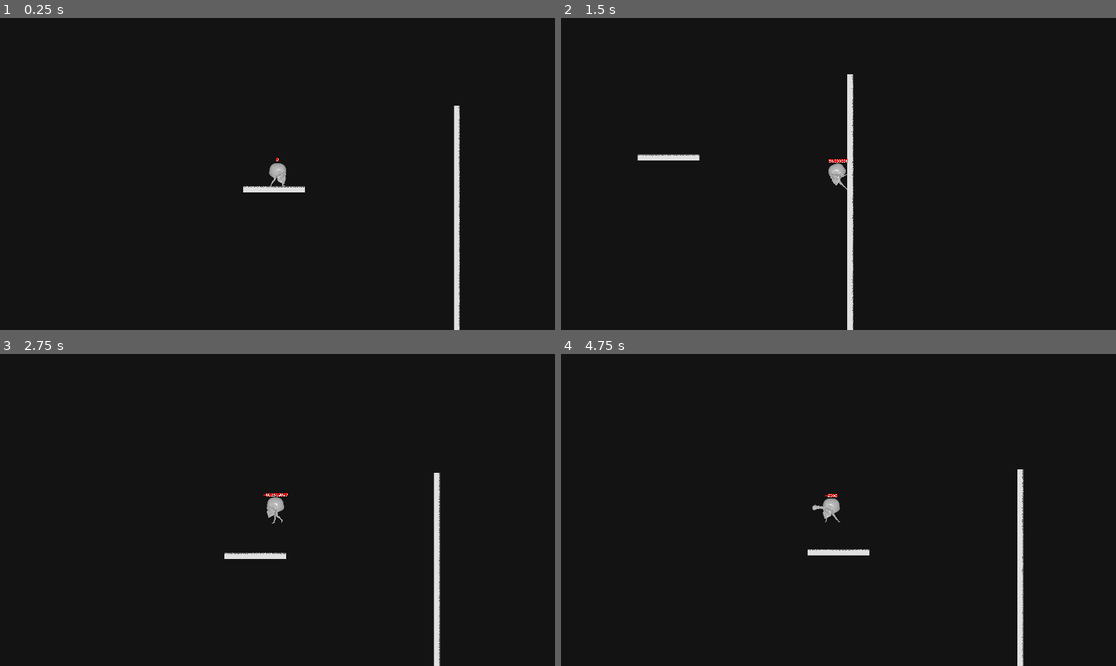
Above: before the commit, frames 1-4 (two rows, left to right).
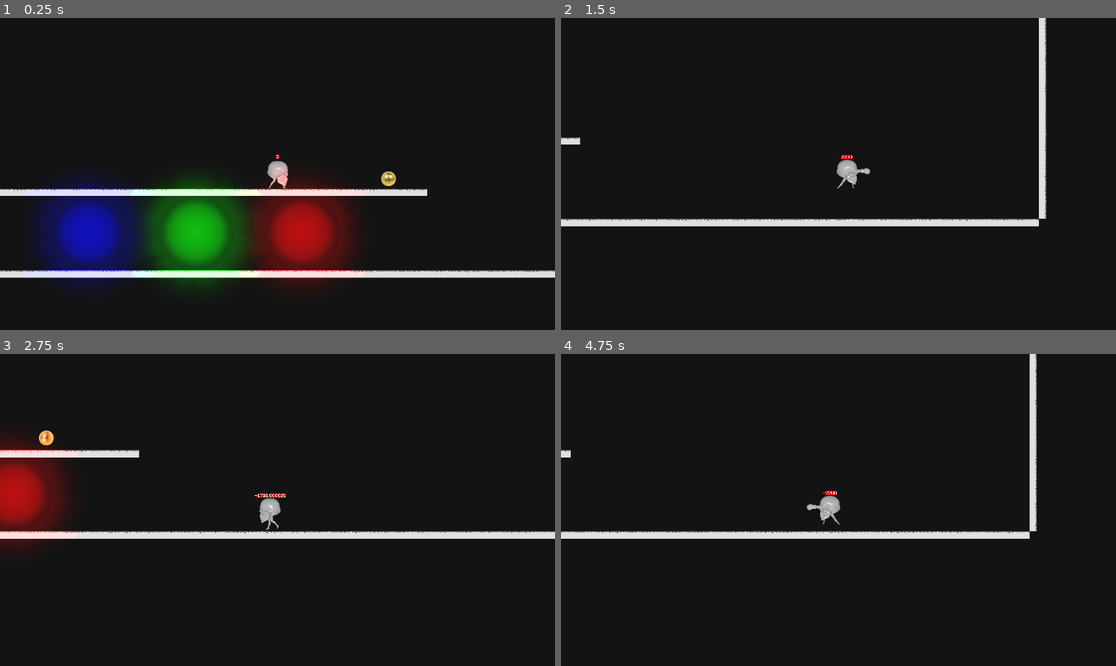
Above: after the commit, the same moments.

Repository: ericlonn/skull-party-2022
Game: Godot game, scene res://Level1.tscn
Two runs of this game, one before a commit and one after it. Both use one fixed random seed, a clock stepped at 60 frames per second and the inputs below.
Inputs:
- Up to frame 1 (0.25 s): no input
- Up to frame 2 (1.5 s): hold D (move_right) from 0.53 s (still down); tap Ctrl (attack) at 0.6, 1.35 s; tap W (jump) at 0.77 s
- Up to frame 3 (2.75 s): tap W (jump) at 1.52 s; release D (move_right) at 2.03 s; hold A (move_left) from 2.03 s (still down); tap Ctrl (attack) at 2.1 s
- Up to frame 4 (4.75 s): release A (move_left) at 2.78 s; hold D (move_right) 2.78-4.28 s; tap Ctrl (attack) at 2.85, 3.6, 4.35 s; tap W (jump) at 3.02, 3.77, 4.52 s; hold A (move_left) from 4.28 s (still down)

The runs differ from the first frame. In frame 1, 19% of the frame differs, in the area x 0-100%, y 28-100%; in frame 2, 4.5%; in frame 3, 7.5%; in frame 4, 4.0%.

Commit message:
goofed with rigidbodies

Diff:
--- a/Level1.tscn
+++ b/Level1.tscn
@@ -1,22 +1,16 @@
-[gd_scene load_steps=9 format=2]
+[gd_scene load_steps=7 format=2]
 
 [ext_resource path="res://Player.tscn" type="PackedScene" id=1]
 [ext_resource path="res://Main.gd" type="Script" id=2]
 [ext_resource path="res://scripts/Camera2D.gd" type="Script" id=3]
 [ext_resource path="res://level_tiles.tres" type="TileSet" id=4]
 [ext_resource path="res://sprites/light.png" type="Texture" id=5]
-[ext_resource path="res://sprites/soccer-ball.png" type="Texture" id=6]
-
-[sub_resource type="PhysicsMaterial" id=2]
-bounce = 0.75
-
-[sub_resource type="CircleShape2D" id=1]
-radius = 32.0
+[ext_resource path="res://SoccerBall.tscn" type="PackedScene" id=6]
 
 [node name="Main" type="Node2D"]
 script = ExtResource( 2 )
 
-[node name="Sprite" type="Sprite" parent="."]
+[node name="Light" type="Sprite" parent="."]
 modulate = Color( 1, 0.0313726, 0.0313726, 0.145098 )
 position = Vector2( 527, 1059 )
 scale = Vector2( 0.663086, 0.663086 )
@@ -25,9 +19,37 @@
 "_edit_group_": true
 }
 
-[node name="Light2D" type="Light2D" parent="Sprite"]
+[node name="Light2D" type="Light2D" parent="Light"]
 texture = ExtResource( 5 )
 color = Color( 1, 0, 0, 1 )
+energy = 2.0
+
+[node name="Light2" type="Sprite" parent="."]
+modulate = Color( 0.03, 1, 0.03, 0.145098 )
+position = Vector2( 71, 1059 )
+scale = Vector2( 0.663086, 0.663086 )
+texture = ExtResource( 5 )
+__meta__ = {
+"_edit_group_": true
+}
+
+[node name="Light2D" type="Light2D" parent="Light2"]
+texture = ExtResource( 5 )
+color = Color( 0, 1, 0, 1 )
+energy = 2.0
+
+[node name="Light3" type="Sprite" parent="."]
+modulate = Color( 0.03, 0.03, 1, 0.145098 )
+position = Vector2( -393, 1059 )
+scale = Vector2( 0.663086, 0.663086 )
+texture = ExtResource( 5 )
+__meta__ = {
+"_edit_group_": true
+}
+
+[node name="Light2D" type="Light2D" parent="Light3"]
+texture = ExtResource( 5 )
+color = Color( 0, 0, 1, 1 )
 energy = 2.0
 
 [node name="TileMap" type="TileMap" parent="."]
@@ -40,25 +62,13 @@
 [node name="Camera2D" type="Camera2D" parent="."]
 current = true
 script = ExtResource( 3 )
+min_zoom = 1.25
 
 [node name="Player" parent="." instance=ExtResource( 1 )]
-position = Vector2( 2129, -385 )
+position = Vector2( 410, 781 )
 
-[node name="RigidBody2D" type="RigidBody2D" parent="."]
-position = Vector2( 711, 526 )
-collision_layer = 4
-collision_mask = 7
-physics_material_override = SubResource( 2 )
-gravity_scale = 8.0
-linear_damp = -0.5
-angular_damp = 0.1
-__meta__ = {
-"_edit_group_": true
-}
-
-[node name="Sprite" type="Sprite" parent="RigidBody2D"]
-scale = Vector2( 0.5, 0.5 )
-texture = ExtResource( 6 )
-
-[node name="CollisionShape2D" type="CollisionShape2D" parent="RigidBody2D"]
-shape = SubResource( 1 )
+[node name="SoccerBall" parent="." instance=ExtResource( 6 )]
+position = Vector2( 889, 813 )
+collision_mask = 6
+gravity_scale = 20.0
+linear_damp = 0.0
--- a/Player.tscn
+++ b/Player.tscn
@@ -780,6 +780,7 @@
 shape = SubResource( 20 )
 
 [node name="CollisionDetector" type="Area2D" parent="."]
+collision_mask = 5
 
 [node name="CollisionShape2D" type="CollisionShape2D" parent="CollisionDetector"]
 shape = SubResource( 2 )
--- /dev/null
+++ b/SoccerBall.tscn
@@ -0,0 +1,28 @@
+[gd_scene load_steps=4 format=2]
+
+[ext_resource path="res://sprites/soccer-ball.png" type="Texture" id=1]
+
+[sub_resource type="PhysicsMaterial" id=2]
+bounce = 0.75
+
+[sub_resource type="CircleShape2D" id=1]
+radius = 32.0
+
+[node name="SoccerBall" type="RigidBody2D"]
+position = Vector2( 711, 526 )
+collision_layer = 4
+collision_mask = 7
+physics_material_override = SubResource( 2 )
+gravity_scale = 8.0
+linear_damp = -0.5
+angular_damp = 0.1
+__meta__ = {
+"_edit_group_": true
+}
+
+[node name="Sprite" type="Sprite" parent="."]
+scale = Vector2( 0.5, 0.5 )
+texture = ExtResource( 1 )
+
+[node name="CollisionShape2D" type="CollisionShape2D" parent="."]
+shape = SubResource( 1 )
--- a/scripts/Player.gd
+++ b/scripts/Player.gd
@@ -163,18 +163,27 @@
 	velocity.y = bonk_speed.y
 
 func push_rigidbodies():
-	for index in get_slide_count():
-		var collision = get_slide_collision(index)
-		if collision.collider.get_collision_layer() == 4:
-			var push_vector = Vector2.ZERO
-			push_vector = -collision.normal * 300
-			collision.collider.apply_central_impulse(push_vector)
+	var overlapping_bodies = collision_detector.get_overlapping_bodies()
+	for body in overlapping_bodies:
+		if body.get_collision_layer() == 4:
+			var push_vector = body.position - position
+			body.mode = RigidBody2D.MODE_STATIC
+			body.position = position + push_vector.normalized() * 100
+			body.mode = RigidBody2D.MODE_RIGID
+			push_vector = push_vector.normalized() * 1000
+			body.apply_central_impulse(push_vector)
 
 
 func _on_CollisionDetector_body_entered(body):
 	if body.get_collision_layer() == 1 and body != self:
 		bonk(body.position)
 
+#	if body.get_collision_layer() == 4:
+#		var push_vector = body.position - position
+#		body.position = position + push_vector.normalized() * 47
+#		push_vector = push_vector.normalized() * 1000
+#		body.apply_central_impulse(push_vector)
+
 func get_is_wall_on_left():
 	return left_wall_check.is_colliding()
 
